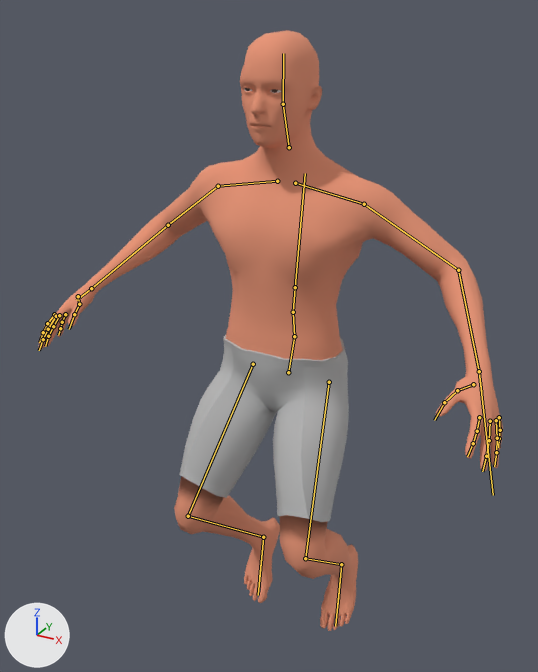
Two versions of the glTF model ScoopsField/res/models/bodymodel_.glb, one commit apart.
Both versions are drawn from a camera (50 mm lens) standing at (0.779, -1.527, 1.773) and looking at (-0.044, -0.031, 1.026). Every picture has the same lights, and +X, +Y and +Z are marked at lower left. The older version comes first. Both versions are drawn at frame 0 of the action 'fall'; the numbers are the values there. The bones that change, and the others that lie on the model, are drawn over the model as lines.

In view in the first picture: 'Human', 'Human.001'.
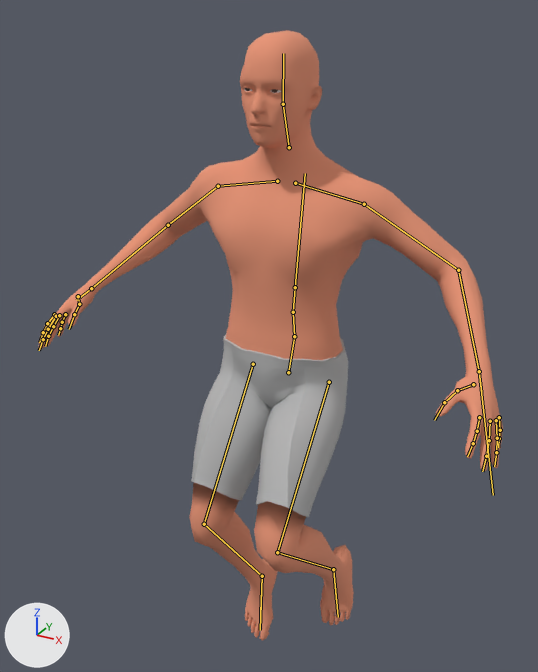
What differs and where, as boxes [x1, y1, x2, y2] in the pictures (538 x 672 px):
'Human', posed
    before: [38, 30, 503, 631]
    after: [38, 30, 503, 640]
'Human.001', posed (10% narrower)
    before: [174, 335, 350, 579]
    after: [189, 335, 348, 576]
bone 'thigh_l', root to tip
    before: (329, 382) to (305, 558)
    after: (329, 382) to (277, 552)
bone 'calf_l', root to tip
    before: (305, 558) to (341, 564)
    after: (277, 552) to (333, 569)
bone 'foot_l', root to tip
    before: (341, 564) to (337, 607)
    after: (333, 569) to (336, 602)
bone 'thigh_r', root to tip
    before: (253, 364) to (188, 516)
    after: (253, 364) to (204, 524)
bone 'calf_r', root to tip
    before: (188, 516) to (263, 537)
    after: (204, 524) to (262, 576)
bone 'foot_r', root to tip
    before: (263, 537) to (259, 577)
    after: (262, 576) to (260, 613)

What the commit changed:
Bone 'thigh_l' (bone_thigh_l) turns from (-28, 2, 10) to (-35, 6, 19) degrees about its own x, y and z.
Bone 'calf_l' (bone_calf_l) turns from (77, -8, 11) to (87, -3, 3) degrees about its own x, y and z.
Bone 'foot_l' (bone_foot_l) turns from (6, 10, -6) to (28, 5, -2) degrees about its own x, y and z.
Bone 'thigh_r' (bone_thigh_r) turns from (-28, -2, -10) to (-25, -4, -17) degrees about its own x, y and z.
Bone 'calf_r' (bone_calf_r) turns from (77, 8, -11) to (64, 4, -6) degrees about its own x, y and z.
Bone 'foot_r' (bone_foot_r) turns from (6, -10, 6) to (27, -7, 8) degrees about its own x, y and z.
